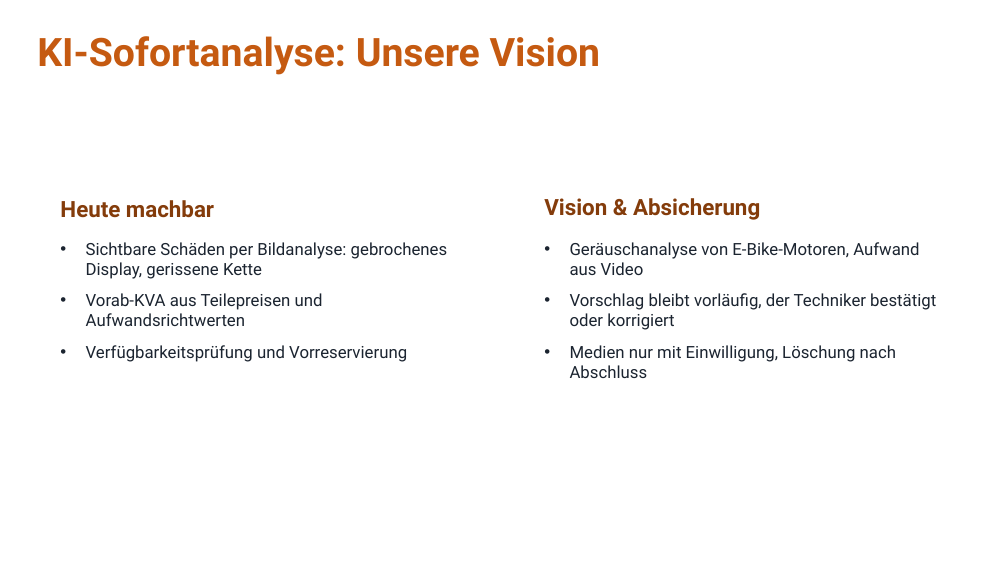
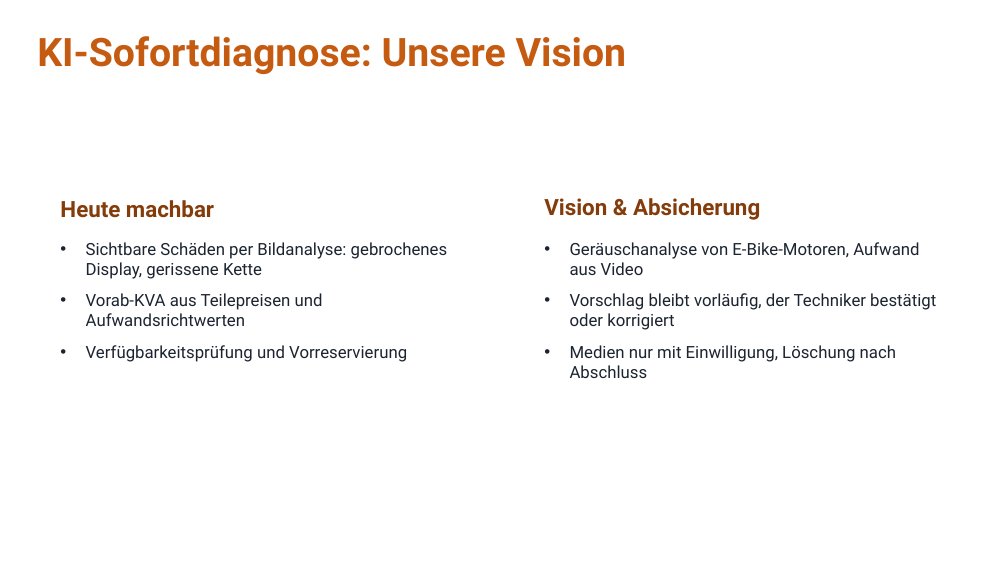
Before and after one commit to jakobschwan123-cmd/casestudy-semester-3, a slide deck: slide 20 of 4_praesentation/Abschlusspraesentation.pptx. Drawn at 1008x567 pixels with LibreOffice and Linux fonts; fonts in the diff are those of the drawing. Boxes give left, top, right and bottom in pixels: in the first picture for what was removed or moved away, otherwise in the second. Text is boxed around its words. In the diff, an @@ line names an element or a change of style, - is before the commit and + after.

```diff
--- a/4_praesentation/Abschlusspraesentation.pptx
+++ b/4_praesentation/Abschlusspraesentation.pptx
@@ text at [37,36,627,74]: text changed @@
-KI-Sofortanalyse: Unsere Vision
+KI-Sofortdiagnose: Unsere Vision
```
Also in this commit, not shown: 7 other slides changed, 14 other files.
